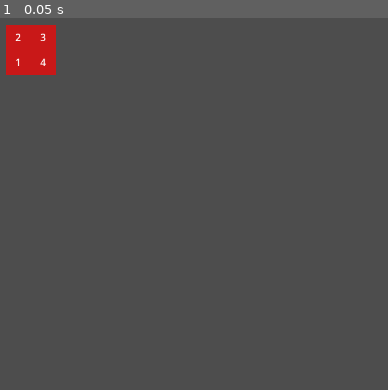
Above: before the commit, frame 1.
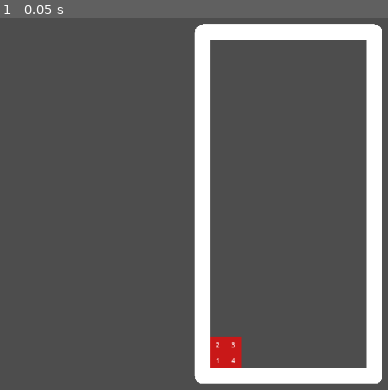
Above: after the commit, the same moment.

Repository: alpdk/tetris-godot
Game: Godot game, scene res://level/level.tscn
Two runs of this game, one before a commit and one after it. Both use one fixed random seed, a clock stepped at 60 frames per second and the inputs below.
Inputs:
- Up to frame 1 (0.05 s): no input

The runs differ from the first frame. In frame 1, 14% of the frame differs, in the area x 1-99%, y 1-99%.

Commit message:
Som changes

Diff:
--- a/block/block.tscn
+++ b/block/block.tscn
@@ -4,25 +4,23 @@
 
 [node name="Block" type="Node2D" unique_id=71879939]
 script = ExtResource("1_ov5y0")
-number = null
 
 [node name="Sprite2D" type="Sprite2D" parent="." unique_id=1121017962]
 visible = false
 
 [node name="ColorRect" type="ColorRect" parent="." unique_id=921242318]
-offset_top = -40.0
-offset_right = 40.0
+offset_top = -20.0
+offset_right = 20.0
 color = Color(0.79, 0.0948, 0.0948, 1)
-metadata/_edit_lock_ = true
 
 [node name="Label" type="Label" parent="." unique_id=1026575914]
 anchors_preset = 9
 anchor_bottom = 1.0
-offset_top = -40.0
-offset_right = 40.0
+offset_top = -20.0
+offset_right = 20.0
 grow_vertical = 2
 size_flags_horizontal = 4
+theme_override_font_sizes/font_size = 8
 text = "0"
 horizontal_alignment = 1
 vertical_alignment = 1
-metadata/_edit_lock_ = true
--- /dev/null
+++ b/board/board.tscn
@@ -0,0 +1,16 @@
+[gd_scene format=3 uid="uid://b8ti2xssbgu34"]
+
+[ext_resource type="PackedScene" uid="uid://dh7pvrtohxxrb" path="res://figures/square/square.tscn" id="1_5c38k"]
+
+[node name="Board" type="Node2D" unique_id=1817256848]
+
+[node name="Line2D" type="Line2D" parent="." unique_id=2089109878]
+texture_repeat = 3
+position = Vector2(0, -440)
+points = PackedVector2Array(0, 0, 220, 0, 220, 440, 0, 440)
+closed = true
+width = 20.0
+joint_mode = 2
+
+[node name="Square" parent="." unique_id=1231902372 instance=ExtResource("1_5c38k")]
+position = Vector2(10, -10)
--- a/figures/square/square.tscn
+++ b/figures/square/square.tscn
@@ -10,13 +10,13 @@
 number = 1
 
 [node name="Block2" parent="Blocks" unique_id=2112330947 instance=ExtResource("1_3u5m4")]
-position = Vector2(0, -40)
+position = Vector2(0, -20)
 number = 2
 
 [node name="Block3" parent="Blocks" unique_id=928600212 instance=ExtResource("1_3u5m4")]
-position = Vector2(40, -40)
+position = Vector2(20, -20)
 number = 3
 
 [node name="Block4" parent="Blocks" unique_id=1446371933 instance=ExtResource("1_3u5m4")]
-position = Vector2(40, 0)
+position = Vector2(20, 0)
 number = 4
--- a/level/level.tscn
+++ b/level/level.tscn
@@ -1,8 +1,9 @@
 [gd_scene format=3 uid="uid://dj6bna6qc46b"]
 
-[ext_resource type="PackedScene" uid="uid://dh7pvrtohxxrb" path="res://figures/square/square.tscn" id="1_7lnir"]
+[ext_resource type="PackedScene" uid="uid://b8ti2xssbgu34" path="res://board/board.tscn" id="2_5gx2l"]
 
 [node name="Level" type="Node2D" unique_id=282307337]
 
-[node name="Square" parent="." unique_id=1231902372 instance=ExtResource("1_7lnir")]
-position = Vector2(155, 155)
+[node name="Board" parent="." unique_id=1817256848 instance=ExtResource("2_5gx2l")]
+position = Vector2(470, 637)
+scale = Vector2(1.25, 1.25)
--- a/project.godot
+++ b/project.godot
@@ -20,6 +20,7 @@
 window/size/viewport_width=1280
 window/size/viewport_height=720
 window/size/mode=3
+window/stretch/mode="viewport"
 
 [physics]
 
